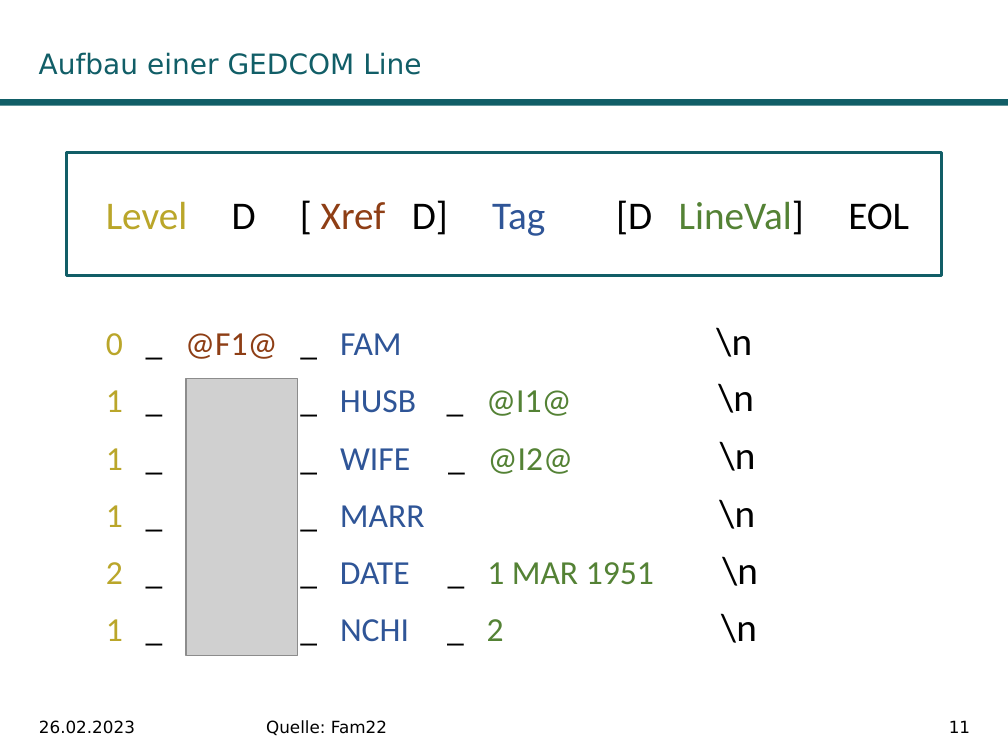
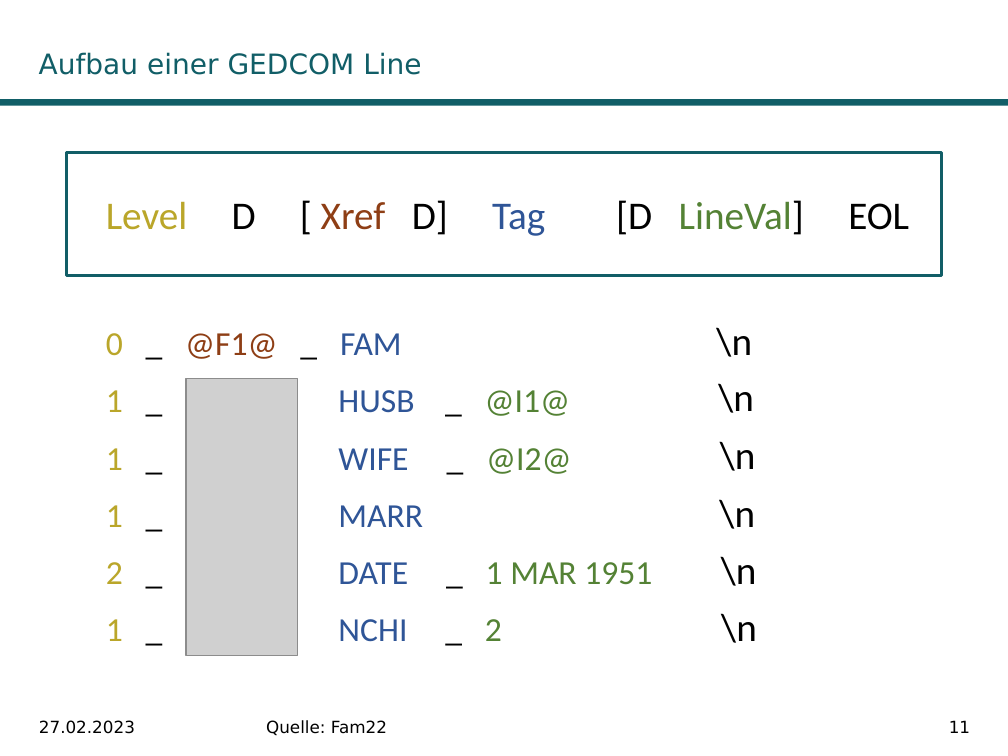
Before and after one commit to DwieDave/gedcom.js, a slide deck: slide 11 of doc/Teamprojekt_GedcomJS_MariusMueller_DavidGruber.pptx. Drawn at 1008x756 pixels with LibreOffice and Linux fonts; fonts in the diff are those of the drawing; grey boxes stand for pictures; background and template pictures are left out. Boxes give left, top, right and bottom in pixels: in the first picture for what was removed or moved away, otherwise in the second. Text is boxed around its words. In the diff, an @@ line names an element or a change of style, - is before the commit and + after.

```diff
--- a/doc/Teamprojekt_GedcomJS_MariusMueller_DavidGruber.pptx
+++ b/doc/Teamprojekt_GedcomJS_MariusMueller_DavidGruber.pptx
@@ text at bbox=[106, 385, 571, 421]: text changed @@
-1 _ @F1@ _ HUSB _ @I1@
+1 _ @F1@ HUSB _ @I1@
@@ text at bbox=[106, 442, 572, 478]: text changed @@
-1 _ @F1@ _ WIFE _ @I2@
+1 _ @F1@ WIFE _ @I2@
@@ text at bbox=[106, 499, 755, 535]: text changed; text colour #000000 to #FF0000 @@
-1 _ @F1@ _ MARR \n
+1 _ @F1@ MARR \n
@@ text at bbox=[106, 556, 757, 593]: text changed @@
-2 _ @F1@ _ DATE _ 1 MAR 1951 \n
+2 _ @F1@ DATE _ 1 MAR 1951 \n
@@ text at bbox=[106, 614, 502, 650]: text changed @@
-1 _ @F1@ _ NCHI _ 2
+1 _ @F1@ NCHI _ 2
@@ text at bbox=[39, 720, 135, 734]: text changed @@
-26.02.2023
+27.02.2023
```
Also in this commit, not shown: 27 other slides changed, 1 slide added, 1 slide removed, 1 other file.
